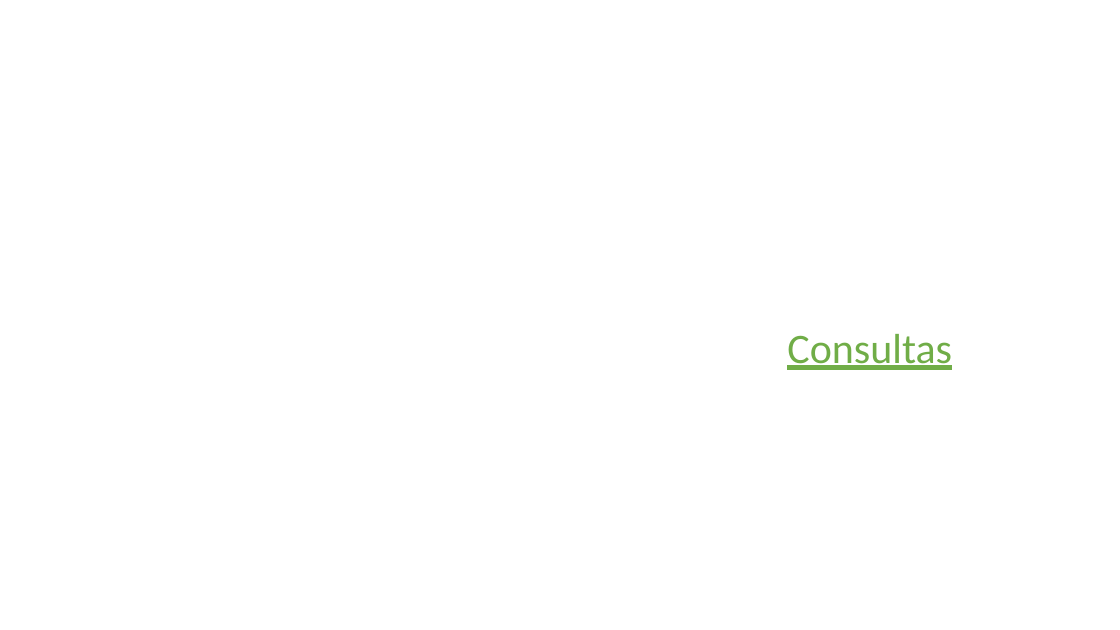
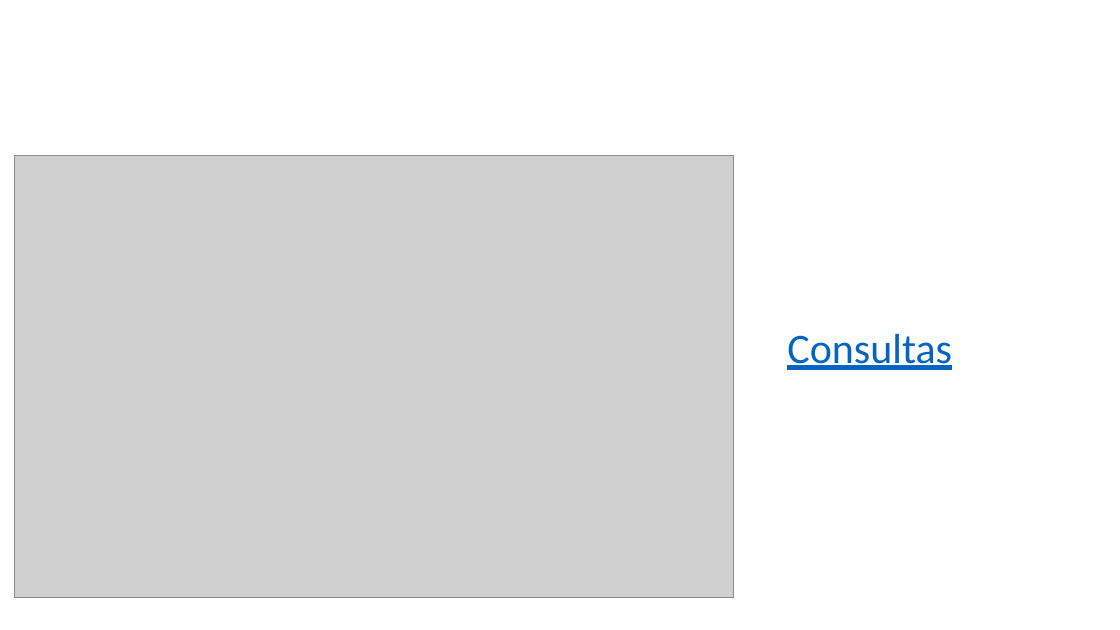
Before and after one commit to BrandonDuv033/Panify, a slide deck: slide 9 of Trimestre-04/Presentación - 4 Trimestre.pptx. Drawn at 1120x630 pixels with LibreOffice and Linux fonts; fonts in the diff are those of the drawing; grey boxes stand for pictures; background and template pictures are left out. Boxes give left, top, right and bottom in pixels: in the first picture for what was removed or moved away, otherwise in the second. Text is boxed around its words. In the diff, an @@ line names an element or a change of style, - is before the commit and + after.

```diff
--- a/Trimestre-04/Presentación - 4 Trimestre.pptx
+++ b/Trimestre-04/Presentación - 4 Trimestre.pptx
@@ picture added at [14,155,734,598] @@
@@ text "Consultas" at [787,334,952,370]: text colour #70AD47 to #0563C1 @@
```
Also in this commit, not shown: 1 other slide changed, 1 slide added.
